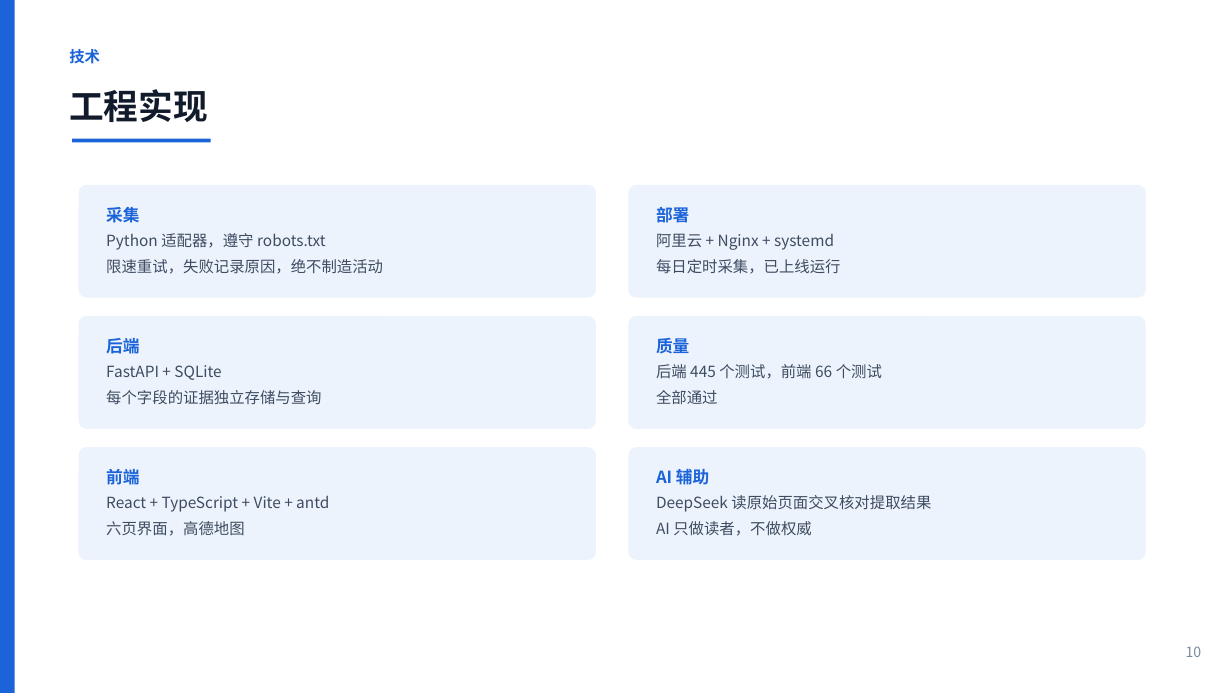
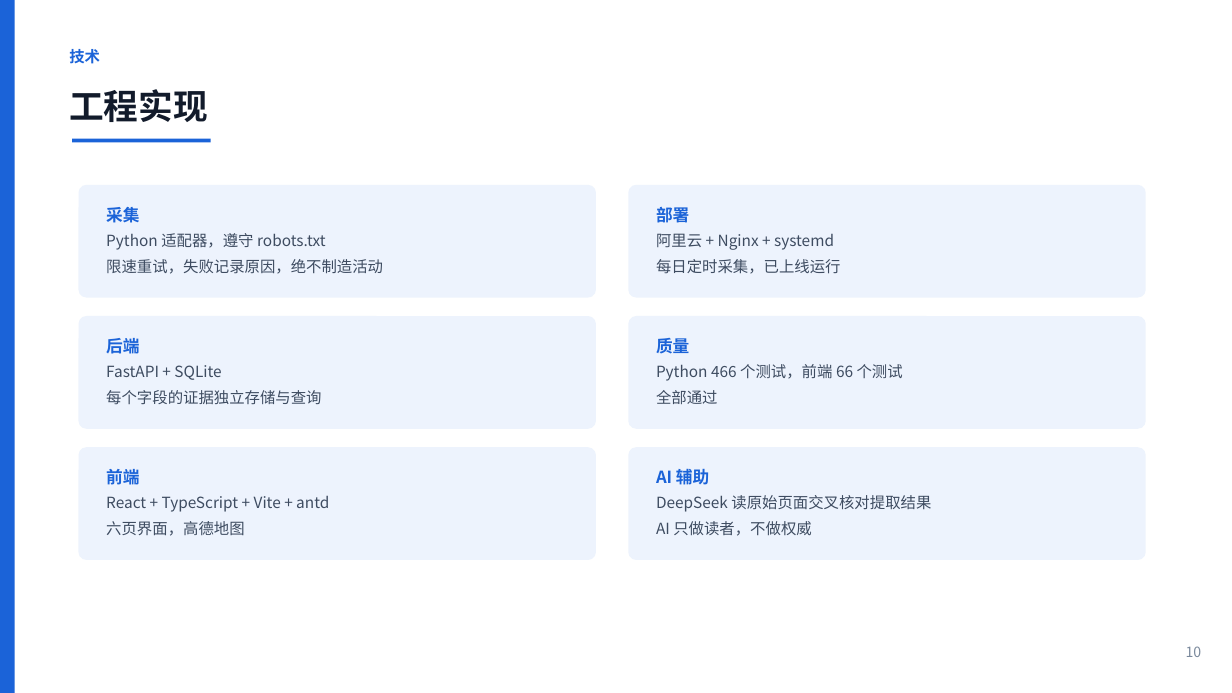
Before and after one commit to Haoran-Ding23/Menduner, a slide deck: slide 10 of docs/Menduner_项目汇报.pptx. Drawn at 1232x693 pixels with LibreOffice and Linux fonts; fonts in the diff are those of the drawing. Boxes give left, top, right and bottom in pixels: in the first picture for what was removed or moved away, otherwise in the second. Text is boxed around its words. In the diff, an @@ line names an element or a change of style, - is before the commit and + after.

```diff
--- a/docs/Menduner_项目汇报.pptx
+++ b/docs/Menduner_项目汇报.pptx
@@ text at [656,364,903,404]: text changed @@
-后端 445 个测试，前端 66 个测试
-全部通过
+Python 466 个测试，前端 66 个测试
+全部通过
```
Also in this commit, not shown: 5 other slides changed, 29 other files.
